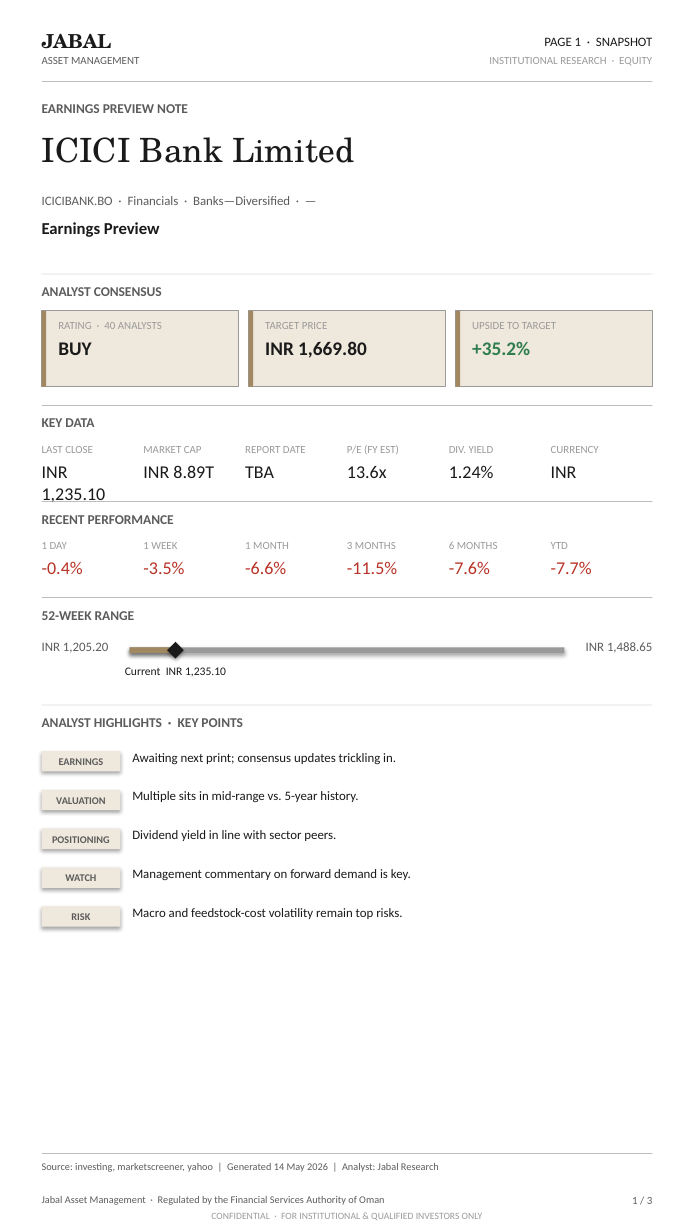
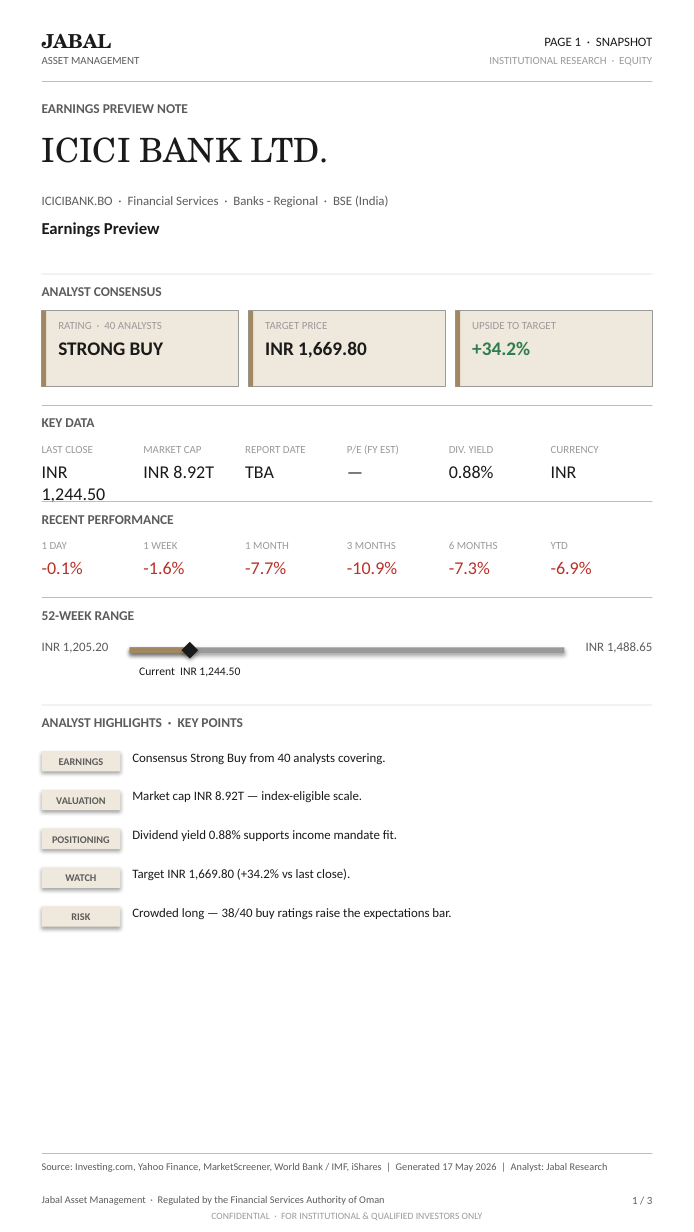
Before and after one commit to rabigarip/earnings-research, a slide deck: slide 1 of static/decks/ICICIBANK.BO.pptx. Drawn at 694x1232 pixels with LibreOffice and Linux fonts; fonts in the diff are those of the drawing. Boxes give left, top, right and bottom in pixels: in the first picture for what was removed or moved away, otherwise in the second. Text is boxed around its words. In the diff, an @@ line names an element or a change of style, - is before the commit and + after.

```diff
--- a/static/decks/ICICIBANK.BO.pptx
+++ b/static/decks/ICICIBANK.BO.pptx
@@ text at (42, 137, 328, 163): text changed @@
-ICICI Bank Limited
+ICICI BANK LTD.
@@ text at (42, 196, 389, 207): text changed @@
-ICICIBANK.BO · Financials · Banks—Diversified · —
+ICICIBANK.BO · Financial Services · Banks - Regional · BSE (India)
@@ text at (58, 342, 163, 355): text changed @@
-BUY
+STRONG BUY
@@ text at (472, 341, 530, 355): text changed @@
-+35.2%
++34.2%
@@ text at (42, 466, 106, 502): text changed @@
-INR 1,235.10
+INR 1,244.50
@@ text at (143, 465, 214, 478): text changed @@
-INR 8.89T
+INR 8.92T
@@ text at (347, 466, 387, 478): text changed @@
-13.6x
+—
@@ text at (449, 465, 494, 478): text changed @@
-1.24%
+0.88%
@@ text at (42, 562, 83, 574): text changed @@
--0.4%
+-0.1%
@@ text at (143, 561, 184, 574): text changed @@
--3.5%
+-1.6%
@@ text at (245, 561, 286, 574): text changed @@
--6.6%
+-7.7%
@@ text at (347, 561, 397, 574): text changed @@
--11.5%
+-10.9%
@@ text at (449, 561, 490, 574): text changed @@
--7.6%
+-7.3%
@@ text at (551, 562, 592, 574): text changed @@
--7.7%
+-6.9%
@@ rectangle: place and size @@
-rectangle at (130, 648, 176, 653)
+rectangle at (130, 648, 190, 653)
@@ diamond: place and size @@
-diamond at (167, 642, 184, 659)
+diamond at (181, 642, 198, 659)
@@ text at (139, 667, 240, 677): text changed @@
-Current INR 1,235.10
+Current INR 1,244.50
@@ text at (132, 753, 385, 764): text changed @@
-Awaiting next print; consensus updates trickling in.
+Consensus Strong Buy from 40 analysts covering.
@@ text at (132, 791, 362, 802): text changed @@
-Multiple sits in mid-range vs. 5-year history.
+Market cap INR 8.92T — index-eligible scale.
@@ text at (132, 830, 397, 841): text changed @@
-Dividend yield in line with sector peers.
+Dividend yield 0.88% supports income mandate fit.
@@ text at (132, 869, 351, 880): text changed @@
-Management commentary on forward demand is key.
+Target INR 1,669.80 (+34.2% vs last close).
@@ text at (132, 908, 451, 919): text changed @@
-Macro and feedstock-cost volatility remain top risks.
+Crowded long — 38/40 buy ratings raise the expectations bar.
@@ text at (42, 1163, 608, 1172): text changed @@
-Source: investing, marketscreener, yahoo | Generated 14 May 2026 | Analyst: Jabal Research
+Source: Investing.com, Yahoo Finance, MarketScreener, World Bank / IMF, iShares | Generated 17 May 2026 | Analyst: Jabal Research
```
Also in this commit, not shown: 2 other slides changed, 11 other files.
